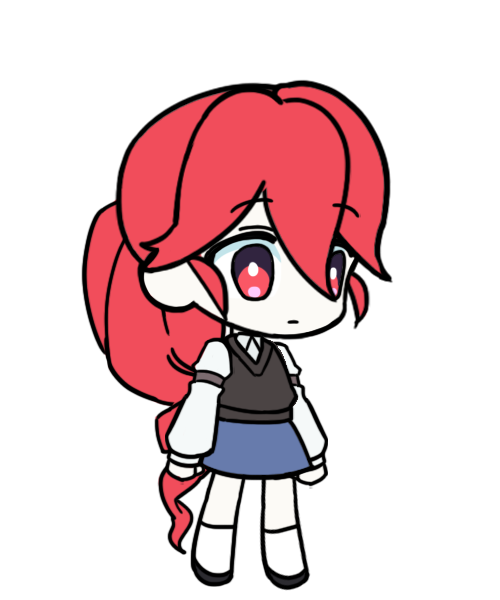
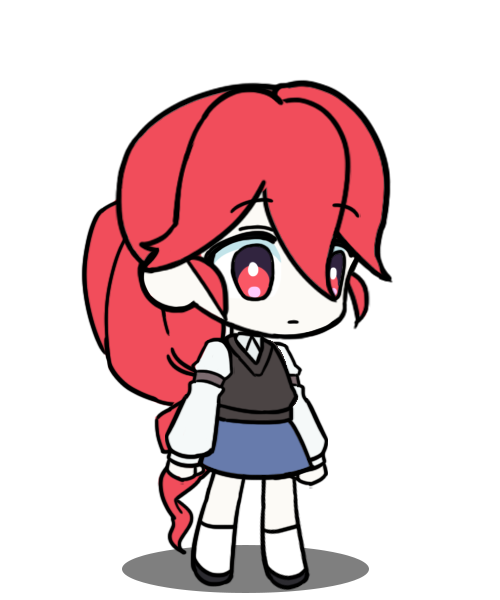
Layers edited between the first and the second 500x600 image:
added layer "레이어 1" above "배경" over [left=122, top=545, right=369, bottom=593]
